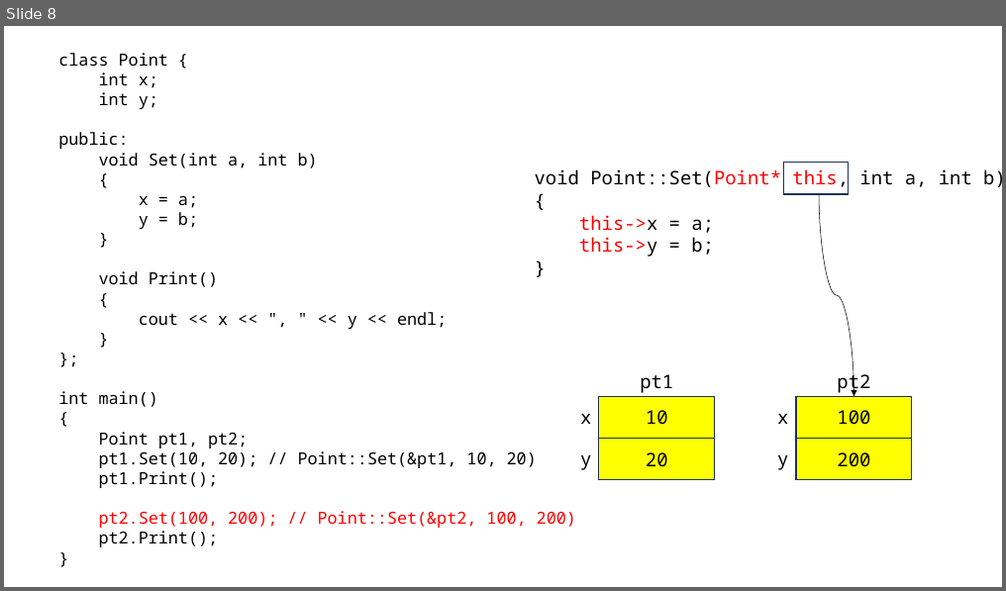
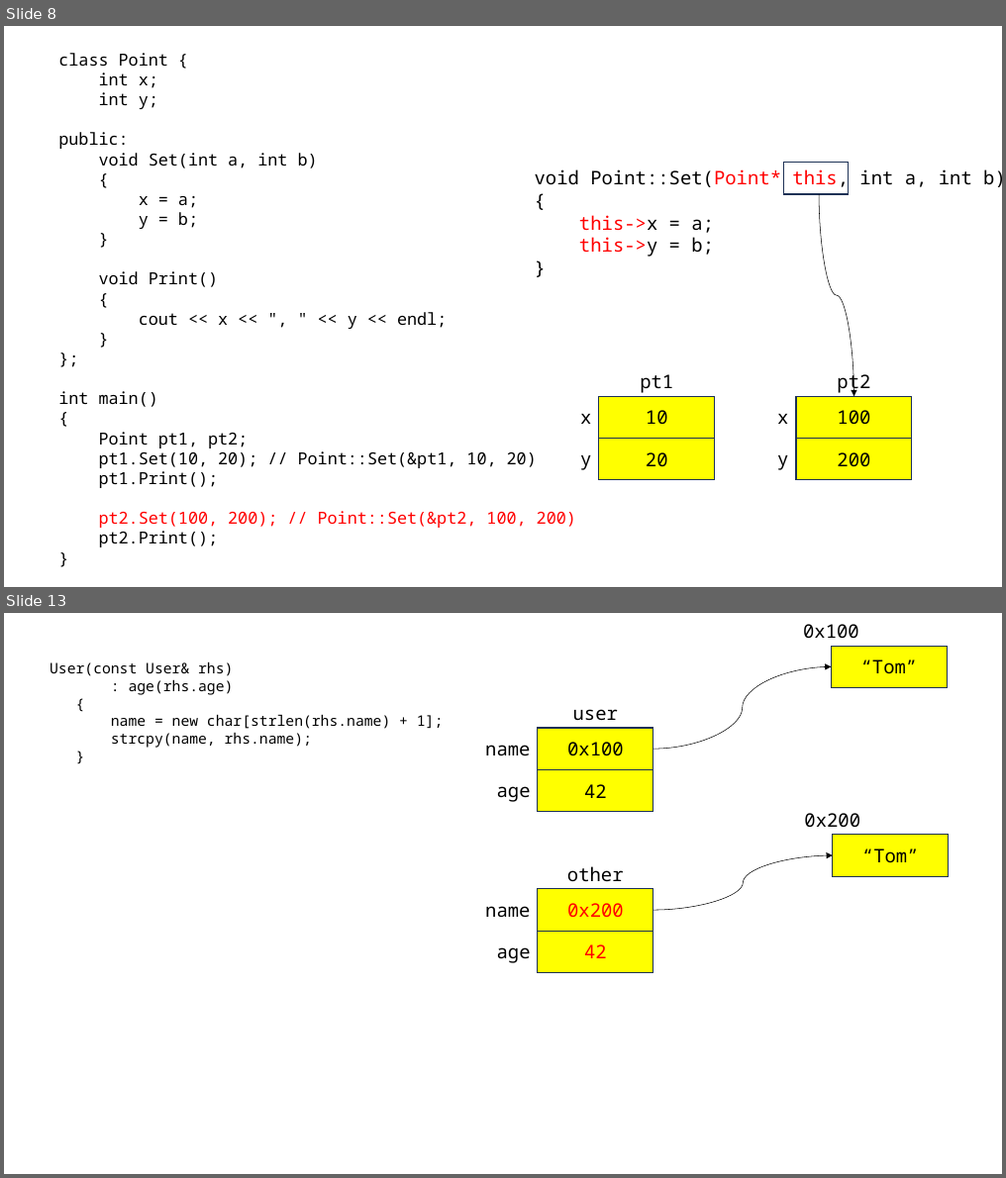
Before and after one commit to loopinf/cpp_230619, a slide deck: 230619.pptx. Shown one above the other, each under a label of ours: slide 8 before the commit, slides 8 and 13 after it; the slides between them are not shown. The pictures are 1006x591 and 1006x1178 pixels, drawn with LibreOffice and Linux fonts; fonts in the diff are those of the drawing. Boxes give left, top, right and bottom in pixels: in the first picture for what was removed or moved away, otherwise in the second. Text is boxed around its words. In the diff, an @@ line names an element or a change of style, - is before the commit and + after.

```diff
--- a/230619.pptx
+++ b/230619.pptx
@@ slide 13 added at (4, 613, 1002, 1174), background #FFFFFF @@
@@ text added at (803, 624, 859, 638), 18 pt, text #000000 @@
+0x100
@@ text added at (50, 662, 443, 748), 14 pt, text #000000 @@
+User(const User& rhs)
+: age(rhs.age)
+{
+name = new char[strlen(rhs.name) + 1];
+strcpy(name, rhs.name);
+}
@@ curved arrow added from (653, 749) to (832, 666), #000000 0.5 pt @@
@@ rectangle added at (832, 646, 947, 688), fill #FFFF00, outline #1E3256 1 pt, 18 pt, text #000000 @@
+“Tom”
@@ rectangle added at (538, 728, 653, 769), fill #FFFF00, outline #1E3256 1 pt, 18 pt, text #000000 @@
+0x100
@@ text added at (573, 709, 618, 721), 18 pt, text #000000 @@
+user
@@ text added at (485, 745, 530, 757), 18 pt, text #000000 @@
+name
@@ text added at (497, 786, 531, 802), 18 pt, text #000000 @@
+age
@@ rectangle added at (538, 769, 653, 811), fill #FFFF00, outline #1E3256 1 pt, 18 pt, text #000000 @@
+42
@@ text added at (804, 813, 860, 827), 18 pt, text #000000 @@
+0x200
@@ rectangle added at (833, 835, 948, 876), fill #FFFF00, outline #1E3256 1 pt, 18 pt, text #000000 @@
+“Tom”
@@ text added at (567, 866, 624, 882), 18 pt, text #000000 @@
+other
@@ curved arrow added from (653, 910) to (833, 856), #000000 0.5 pt @@
@@ text added at (485, 906, 530, 918), 18 pt, text #000000 @@
+name
@@ rectangle added at (538, 889, 653, 931), fill #FFFF00, outline #1E3256 1 pt, 18 pt, text #FF0000 @@
+0x200
@@ rectangle added at (538, 931, 653, 973), fill #FFFF00, outline #1E3256 1 pt, 18 pt, text #FF0000 @@
+42
@@ text added at (497, 948, 531, 963), 18 pt, text #000000 @@
+age
```
Also in this commit, not shown: 4 other slides added, 2 other files.
